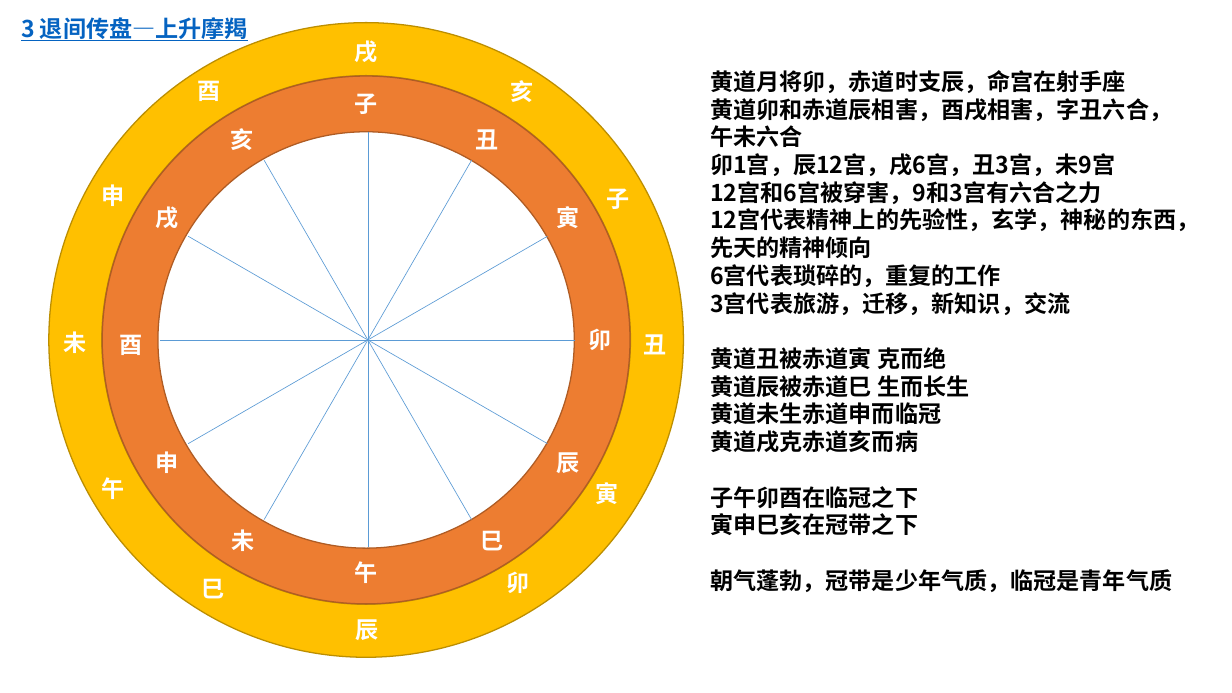
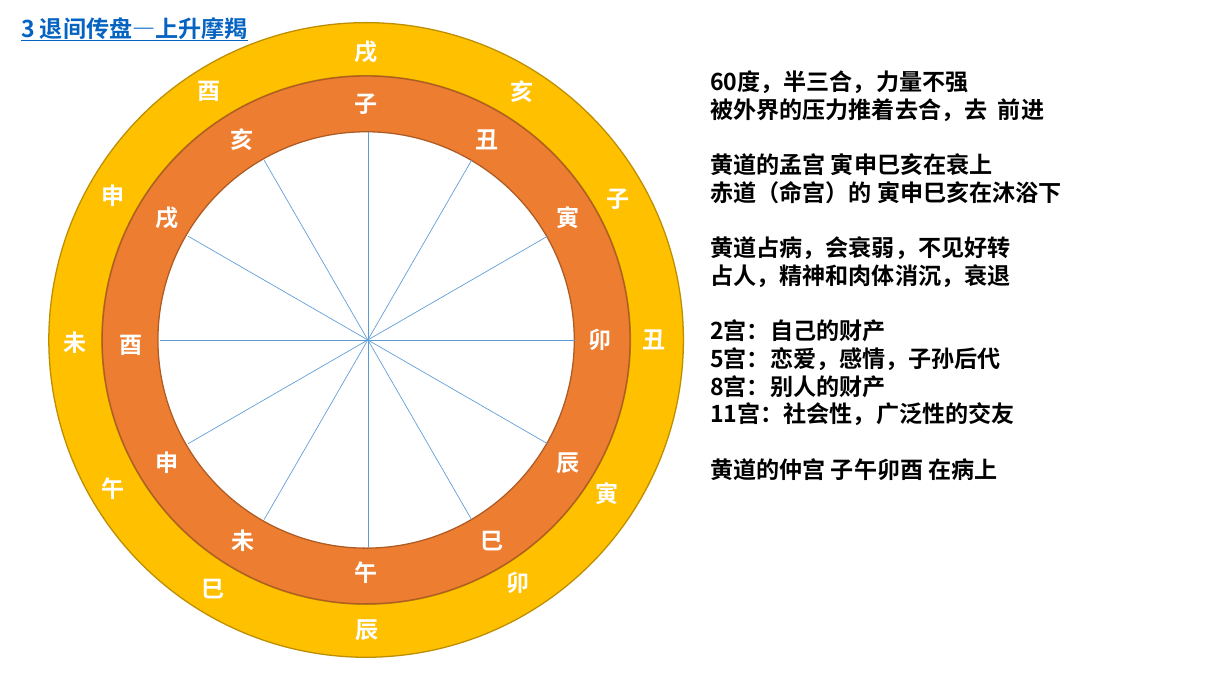
Before and after one commit to JasonBourne33/cNote, a slide deck: slide 11 of prophecy/学魔法.pptx. Drawn at 1232x693 pixels with LibreOffice and Linux fonts; fonts in the diff are those of the drawing. Boxes give left, top, right and bottom in pixels: in the first picture for what was removed or moved away, otherwise in the second. Text is boxed around its words. In the diff, an @@ line names an element or a change of style, - is before the commit and + after.

```diff
--- a/prophecy/学魔法.pptx
+++ b/prophecy/学魔法.pptx
@@ text at [710, 70, 1062, 480]: text changed @@
-黄道月将卯，赤道时支辰，命宫在射手座
-黄道卯和赤道辰相害，酉戌相害，字丑六合，午未六合
-卯1宫，辰12宫，戌6宫，丑3宫，未9宫
-12宫和6宫被穿害，9和3宫有六合之力
-12宫代表精神上的先验性，玄学，神秘的东西，先天的精神倾向
-6宫代表琐碎的，重复的工作
-3宫代表旅游，迁移，新知识，交流
-黄道丑被赤道寅 克而绝
-黄道辰被赤道巳 生而长生
-黄道未生赤道申而临冠
-黄道戌克赤道亥而病
-子午卯酉在临冠之下
-寅申巳亥在冠带之下
-朝气蓬勃，冠带是少年气质，临冠是青年气质
+60度，半三合，力量不强
+被外界的压力推着去合，去 前进
+黄道的孟宫 寅申巳亥在衰上
+赤道（命宫）的 寅申巳亥在沐浴下
+黄道占病，会衰弱，不见好转
+占人，精神和肉体消沉，衰退
+2宫：自己的财产
+5宫：恋爱，感情，子孙后代
+8宫：别人的财产
+11宫：社会性，广泛性的交友
+黄道的仲宫 子午卯酉 在病上
@@ text "丑": place and size @@
-text "丑" at [643, 334, 666, 355]
+text "丑" at [643, 329, 666, 350]
```
Also in this commit, not shown: 1 other slide changed, 3 other files.
